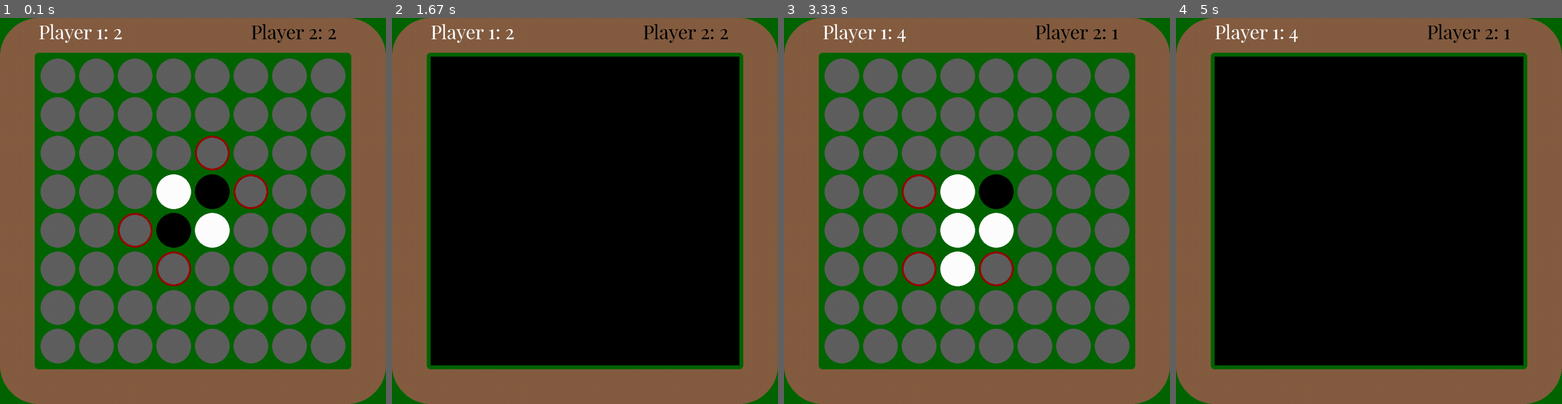
Above: before the commit, frames 1-4 (left to right).
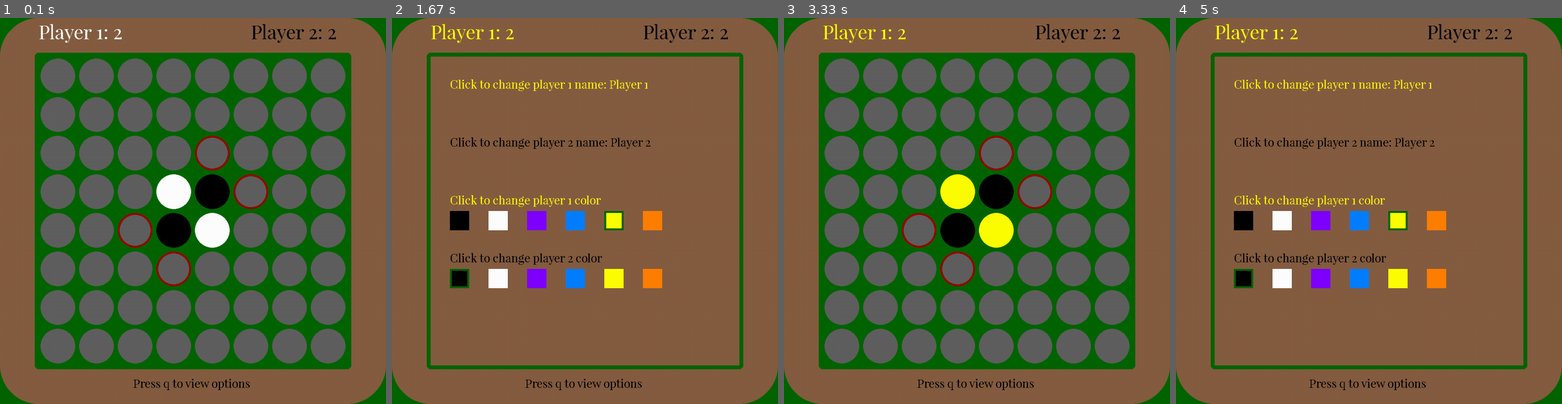
Above: after the commit, the same moments.

Repository: tdawson97/OthelloPygame
Game: pygame game, started from main.py
The game is run twice, just before and just after one commit, with the same random seed, the same clock (stepped at 60 frames per second) and the same inputs.
Inputs (mouse positions are in pixels of both pictures, inside the frame that each line leads up to):
- Up to frame 1 (0.1 s): no input
- Up to frame 2 (1.67 s): hold Q 0.33-0.8 s; click (612, 218) at 0.88 s; click (465, 153) at 1.22 s; click (457, 276) at 1.55 s
- Up to frame 3 (3.33 s): click (977, 257) at 2.38 s; tap Q at 3.17 s
- Up to frame 4 (5 s): click (1257, 29) at 3.55 s, where only the run after the commit has a clickable "Player 1: 2"; hold Q 4.67-4.97 s

The runs differ from the first frame. In frame 1, 0.2% of the frame differs, in the area x 34-65%, y 93-97%; in frame 2, 64%; in frame 3, 3.9%; in frame 4, 64%, in the area x 10-90%, y 1-97%.

Commit message:
add options screen allow users to change player color

Diff:
--- a/main.py
+++ b/main.py
@@ -55,14 +55,15 @@
         pygame.display.set_caption('Othello')
         self.pieces = []
 
-        self.active_player = WHITE
-        self.inactive_player = BLACK
+
         self.available_positions = []
         self.black_pieces = []
         self.white_pieces = []
 
-        self.player_1 = Player("Player 1", WHITE)
+        self.player_1 = Player("Player 1", WHITE, True)
         self.player_2 = Player("Player 2", BLACK)
+
+
 
         self.ui = UI()
         self.paused = False
@@ -131,21 +132,23 @@
         Outlines in red the pieces that the active player can make a valid move on.
         Calls the check direction method for validation of move.
         """
-        if self.active_player == BLACK:
-            pieces_list = self.player_2.pieces
-        else:
-            pieces_list = self.player_1.pieces
+        if self.player_1.active:
+            active_player = self.player_1
+            opponent = self.player_2
+        else:
+            active_player = self.player_2
+            opponent = self.player_1
 
         self.available_positions = []
-        for piece in pieces_list:
+        for piece in active_player.pieces:
             for direction in possible_moves.values():
-                self.check_direction(piece, direction)
+                self.check_direction(piece, direction, active_player, opponent)
 
         if not self.available_positions:
             self.declare_winner()
 
 
-    def check_direction(self, piece, direction):
+    def check_direction(self, piece, direction, active_player, opponent):
         """
         Checks each direction from a piece, updates self.available_positions, opponent_pieces_jumped
         :param piece: the tile piece to check around
@@ -164,7 +167,7 @@
 
         # continue checking in the same direction if check_position is opponent's piece
 
-        while check_position.color == self.inactive_player:
+        while check_position in opponent.pieces:
             list_pos = (check_position.coord_pos[1] - 1 + direction[1])
             item_pos = (check_position.coord_pos[0] - 1 + direction[0])
             opponent_pieces_jumped.append(check_position)
@@ -180,7 +183,7 @@
                 return
             return
 
-        elif check_position.color == self.active_player:
+        elif check_position in active_player.pieces:
             return opponent_pieces_jumped
         return
 
@@ -196,29 +199,29 @@
         y = math.floor(mouse_position[1] // 100)
         tile = self.pieces[y-1][x-1]
 
-        if self.active_player == WHITE:
-            player_pieces = self.player_1.pieces
-            opponent_pieces = self.player_2.pieces
-        else:
-            player_pieces = self.player_2.pieces
-            opponent_pieces = self.player_1.pieces
+        if self.player_1.active:
+            active_player = self.player_1
+            opponent = self.player_2
+        else:
+            active_player = self.player_2
+            opponent = self.player_1
 
         # check if tile is an available spot, update piece, return if not
         if tile in self.available_positions:
             self.available_positions.remove(tile)
-            self.change_piece(tile, self.active_player)
-            player_pieces.append(tile)
+            self.change_piece(tile, active_player.color)
+            active_player.pieces.append(tile)
         else:
             return
 
         # check each direction from new piece, update others surrounding if needed
         for direction in possible_moves.values():
-            switch_tiles = self.check_direction(tile, direction)
+            switch_tiles = self.check_direction(tile, direction, active_player, opponent)
             if switch_tiles is not None:
                 for piece in switch_tiles:
-                    self.change_piece(piece, self.active_player)
-                    player_pieces.append(piece)
-                    opponent_pieces.remove(piece)
+                    self.change_piece(piece, active_player.color)
+                    active_player.pieces.append(piece)
+                    opponent.pieces.remove(piece)
 
         # remove outline
         for tile in self.available_positions:
@@ -226,7 +229,8 @@
 
         # swap players
         self.available_positions = []
-        self.active_player, self.inactive_player = self.inactive_player, self.active_player
+        active_player.switch_turns()
+        opponent.switch_turns()
 
     def declare_winner(self):
         if len(self.player_1.pieces) > len(self.player_2.pieces):
@@ -243,18 +247,21 @@
                 if event.type == pygame.QUIT:
                     pygame.quit()
                     sys.exit()
-                elif event.type == pygame.MOUSEBUTTONDOWN and event.button == 1:
-                    mouse_position = pygame.mouse.get_pos()
-                    self.make_move(mouse_position)
-                elif event.type == pygame.KEYDOWN and event.key == pygame.K_q:
+                if event.type == pygame.KEYDOWN and event.key == pygame.K_q:
                     self.paused = not self.paused
-            if self.paused is True:
-                self.ui.display_options_screen()
-            else:
-                self.update_game_board()
-
-            if self.available_positions:
-                self.ui.show_scores(len(self.player_1.pieces), len(self.player_2.pieces))
+                if self.paused is False:
+                    if event.type == pygame.MOUSEBUTTONDOWN and event.button == 1:
+                        mouse_position = pygame.mouse.get_pos()
+                        self.make_move(mouse_position)
+                    self.update_game_board()
+                else:
+                    self.ui.display_options_screen(self.player_1, self.player_2)
+                    if event.type == pygame.MOUSEBUTTONDOWN and event.button == 1:
+                        mouse_position = pygame.mouse.get_pos()
+                        self.ui.change_player_color(mouse_position)
+
+                if self.available_positions:
+                    self.ui.show_scores(self.player_1, self.player_2)
 
             pygame.display.update()
 
--- a/player.py
+++ b/player.py
@@ -2,13 +2,19 @@
 from settings import *
 
 class Player:
-    def __init__(self, name, color):
+    def __init__(self, name, color, status=False):
         self.name = name
         self.color = color
         self.pieces = []
+        self.active = status
 
     def set_name(self, name):
         self.name = name
 
     def set_color(self, color):
         self.color = color
+        for tile in self.pieces:
+            tile.set_color(color)
+
+    def switch_turns(self):
+        self.active = not self.active
--- a/settings.py
+++ b/settings.py
@@ -42,3 +42,11 @@
                     'bottom_right': (1, 1)}
 
 font = 'PlayfairDisplay-Regular.otf'
+
+player_colors = {"BLACK": (0, 0, 0),
+                 "WHITE": (255, 255, 255),
+                 "PURPLE": (127, 0, 255),
+                 "BLUE": (0, 128, 255),
+                 "YELLOW": (255, 255, 0),
+                 "ORANGE": (255, 128, 0),
+                 }
--- a/ui.py
+++ b/ui.py
@@ -1,5 +1,6 @@
 import pygame
 from settings import *
+from player import Player
 
 class UI:
     def __init__(self):
@@ -8,17 +9,29 @@
         self.font = pygame.font.Font(font, 50)
 
         self.options_screen = pygame.Surface((800, 800))
+        self.options_screen.fill(BROWN)
+        self.options_font = pygame.font.Font(font, 30)
         self.options_screen_rect = self.options_screen.get_rect(topleft=(100, 100))
+
+        self.color_rects = []
+        self.players = []
 
 
 
-    def show_scores(self, player_1_score, player_2_score):
-        text_surf = self.font.render(f'Player 1: {player_1_score}', False, WHITE)
+
+
+
+    def show_scores(self, player_1, player_2):
+        text_surf = self.font.render(f'Player 1: {len(player_1.pieces)}', False, player_1.color)
         text_rect = text_surf.get_rect(topleft=(100, 0))
         self.display_surface.blit(text_surf, text_rect)
 
-        text_surf = self.font.render(f'Player 2: {player_2_score}', False, BLACK)
+        text_surf = self.font.render(f'Player 2: {len(player_2.pieces)}', False, player_2.color)
         text_rect = text_surf.get_rect(topleft=(650, 0))
+        self.display_surface.blit(text_surf, text_rect)
+
+        text_surf = self.options_font.render(f'Press q to view options', False, BLACK)
+        text_rect = text_surf.get_rect(topleft=(345, 925))
         self.display_surface.blit(text_surf, text_rect)
 
     def show_winner_text(self, winner=None):
@@ -27,9 +40,54 @@
         else:
             text_surf = self.font.render(f"It's a tie.", False, BLACK)
 
-        text_rect = text_surf.get_rect(topleft=(350, 0))
+        text_rect = text_surf.get_rect(topleft=(450, 0))
         self.display_surface.blit(text_surf, text_rect)
 
-    def display_options_screen(self):
+    def display_options_screen(self, player_1, player_2):
+        if not self.players:
+            self.players.append(player_1)
+            self.players.append(player_2)
         self.display_surface.blit(self.options_screen, self.options_screen_rect)
-        self.display_surface.blit(self.options_screen, self.options_screen_rect)
+
+        text_surf = self.options_font.render(f'Click to change player 1 name: {player_1.name}',
+                                             False, player_1.color)
+        text_rect = text_surf.get_rect(topleft=(150, 150))
+        self.display_surface.blit(text_surf, text_rect)
+
+        text_surf = self.options_font.render(f'Click to change player 2 name: {player_2.name}',
+                                             False, player_2.color)
+        text_rect = text_surf.get_rect(topleft=(150, 300))
+        self.display_surface.blit(text_surf, text_rect)
+
+        text_surf = self.options_font.render(f'Click to change player 1 color',
+                                             False, player_1.color)
+        text_rect = text_surf.get_rect(topleft=(150, 450))
+        self.display_surface.blit(text_surf, text_rect)
+        self.color_display((50, 400), player_1)
+
+        text_surf = self.options_font.render(f'Click to change player 2 color',
+                                             False, player_2.color)
+        text_rect = text_surf.get_rect(topleft=(150, 600))
+        self.display_surface.blit(text_surf, text_rect)
+        self.color_display((50, 550), player_2)
+
+    def color_display(self, pos, player):
+        for color, rgb_value in player_colors.items():
+            color_rect = pygame.Rect(pos[0], pos[1], 50, 50)
+            if color_rect not in self.color_rects:
+                self.color_rects.append(color_rect)
+            pygame.draw.rect(self.options_screen, rgb_value, color_rect)
+            if rgb_value == player.color:
+                pygame.draw.rect(self.options_screen, GREEN, pygame.Rect(pos[0], pos[1], 50, 50), 5)
+            pos = (pos[0]+100, pos[1])
+
+    def change_player_color(self, pos):
+        pos_x = pos[0] - 100
+        pos_y = pos[1] - 100
+        for index, rect in enumerate(self.color_rects):
+            if rect.collidepoint((pos_x, pos_y)):
+                pygame.draw.rect(self.options_screen, GREEN, pygame.Rect(rect.x, rect.y, 50, 50), 5)
+                if index < len(player_colors):
+                    self.players[0].set_color(list(player_colors.values())[index])
+                else:
+                    self.players[1].set_color(list(player_colors.values())[index-len(player_colors)])
